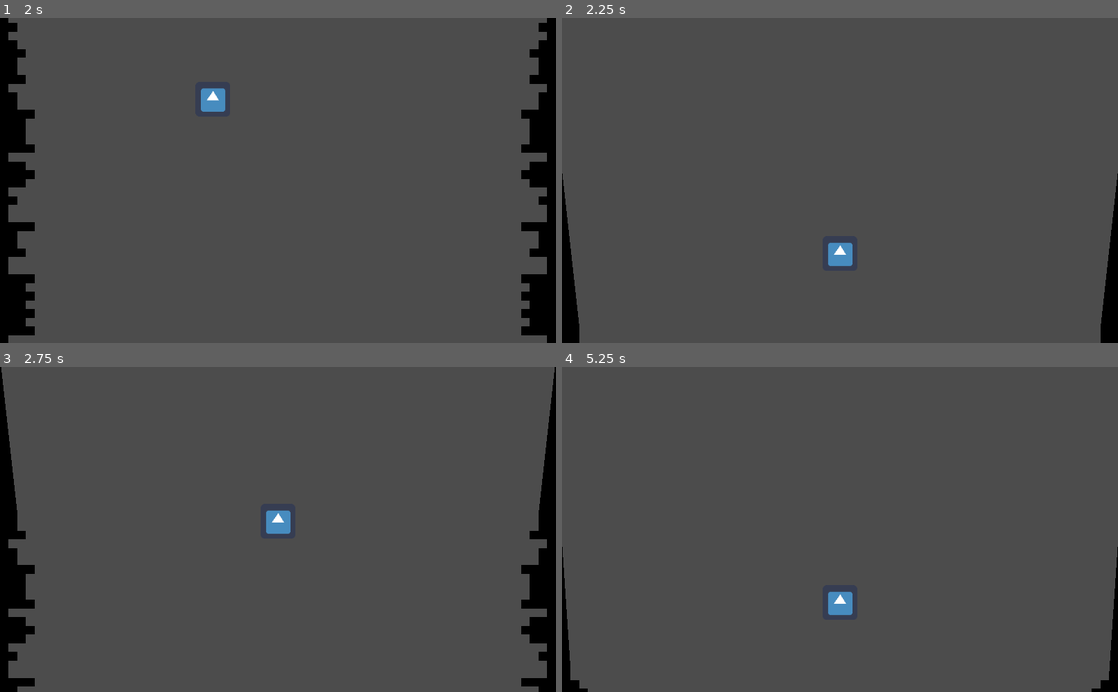
Above: before the commit, frames 1-4 (two rows, left to right).
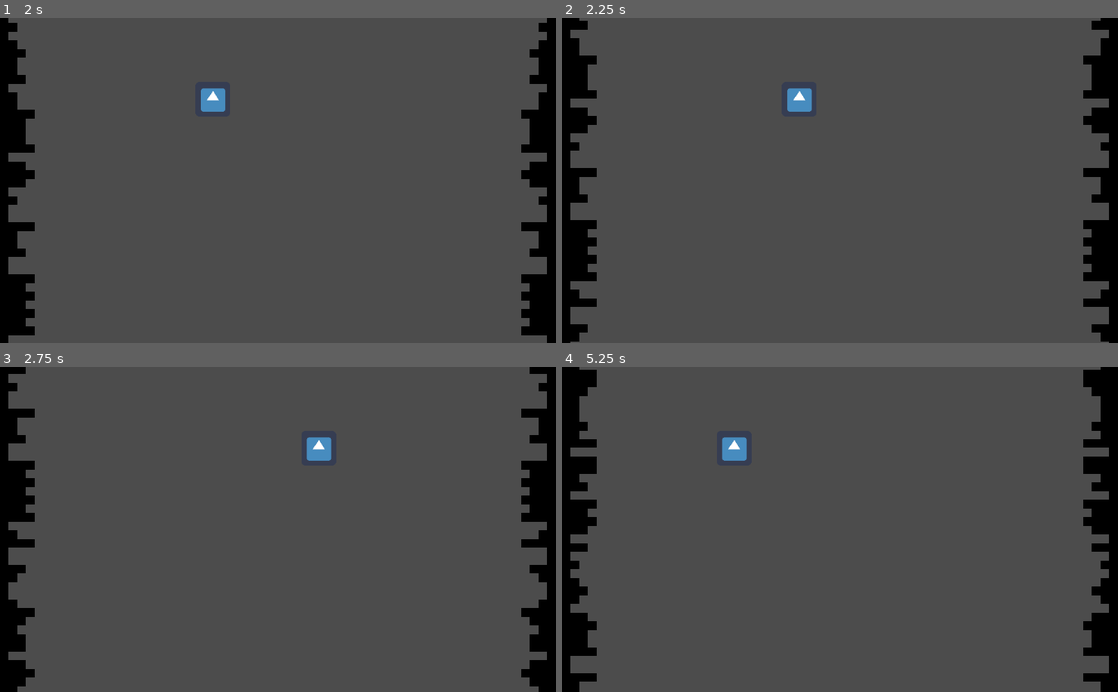
Above: after the commit, the same moments.

Repository: ClarkThyLord/Wild-Fishing
Game: Godot game, scene res://src/scenes/level/level.tscn
Same seed, same stepped clock (60 frames per second), same inputs: the game is played once before the commit and once after it. The engine's default icon, where the game draws it, is replaced by a stand-in: a white triangle on a blue panel in a dark square.
Inputs:
- Up to frame 1 (2 s): tap Enter at 0.5 s; hold D (game_move_right) 0.53-1.28 s; tap Space (game_start) at 0.6, 1.35 s; hold A (game_move_left) from 1.28 s (still down)
- Up to frame 2 (2.25 s): release A (game_move_left) at 2.03 s; hold D (game_move_right) from 2.03 s (still down); tap Space (game_start) at 2.1 s
- Up to frame 3 (2.75 s): keep holding D (game_move_right)
- Up to frame 4 (5.25 s): tap Space (game_start) every 0.75 s from 2.85 to 5.1 s; release D (game_move_right) at 3.53 s; hold A (game_move_left) from 3.53 s (still down)

Frame 1 is identical in both runs. In frame 2, 7.0% of the frame differs, in the area x 0-100%, y 0-100%; in frame 3, 5.2%; in frame 4, 7.8%.

Commit message:
Level STOP_REELING state

Diff:
--- a/src/scenes/level/level.gd
+++ b/src/scenes/level/level.gd
@@ -14,6 +14,7 @@
 	FISHING,
 	STOPPING,
 	REELING,
+	STOP_REELING,
 }
 
 
@@ -62,7 +63,8 @@
 
 func _process(delta : float) -> void:
 	# CAST
-	if Input.is_action_just_released("game_start"):
+	if _game_state == GameStates.IDLE\
+			and Input.is_action_just_released("game_start"):
 		_game_state = GameStates.CASTING
 		animation_player.play("Cast")
 		yield(animation_player, "animation_finished")
@@ -71,9 +73,10 @@
 
 	# STOP
 	if _game_state == GameStates.REELING and _depth <= 0.0:
-		_game_state = GameStates.IDLE
+		_game_state = GameStates.STOP_REELING
 		animation_player.play("Reel")
 		yield(animation_player, "animation_finished")
+		_game_state = GameStates.IDLE
 		_set_depth(0.0)
 
 	# Increase / Decrease depth
